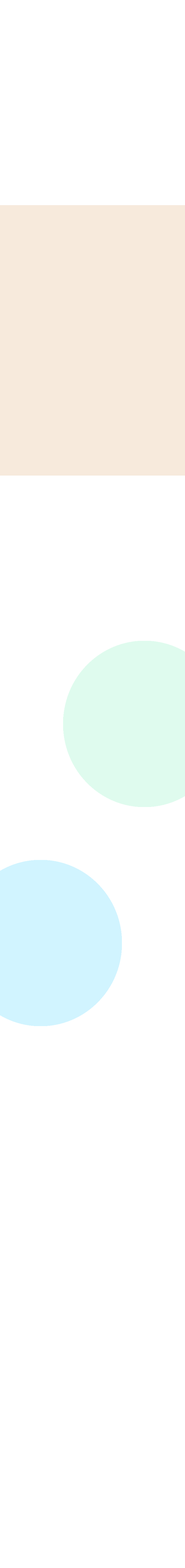
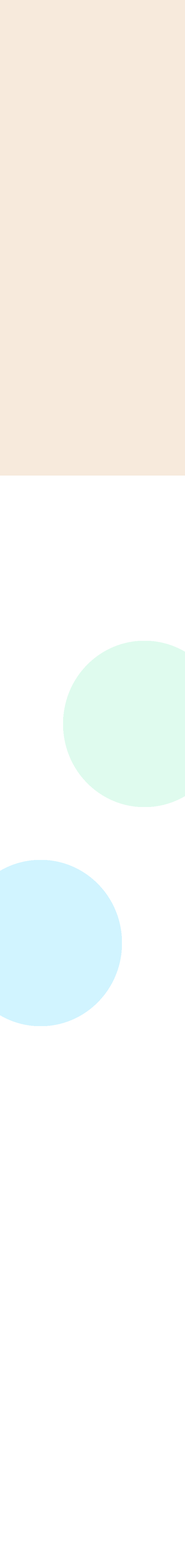
Layer changes from the first 185 × 1568 image to the second:
painted on "Rectangle 1" over [0, 0, 185, 206]
